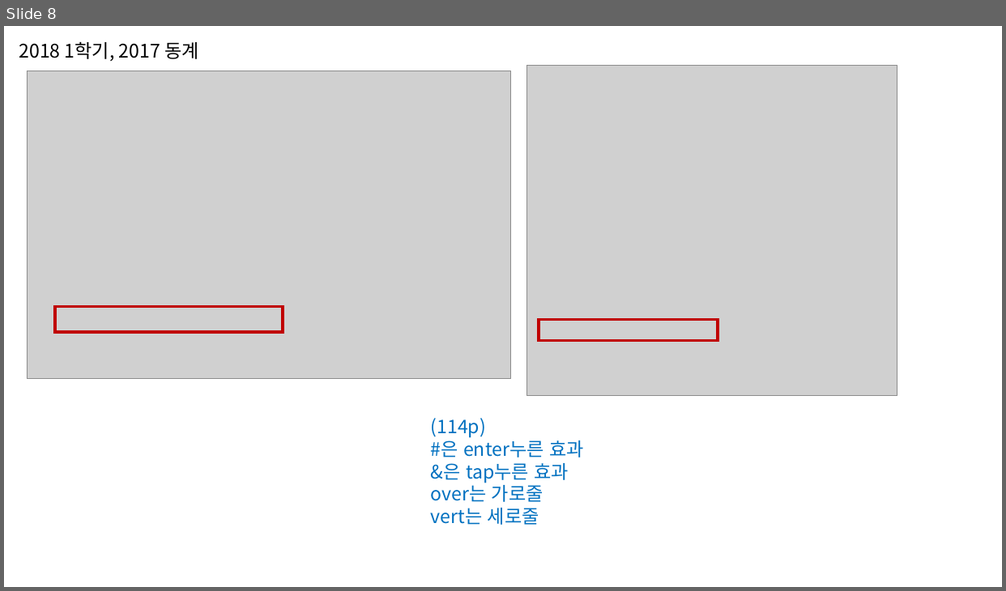
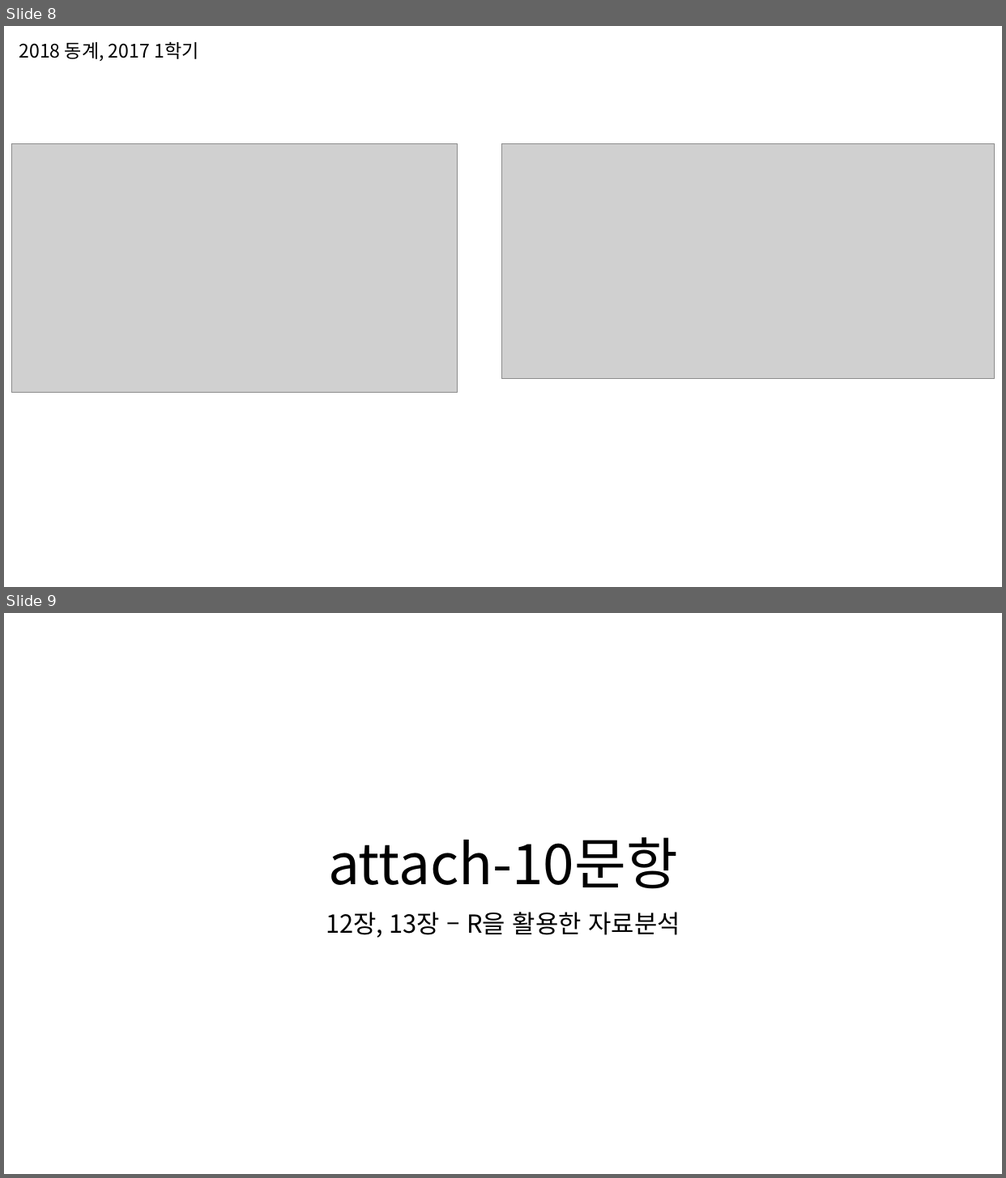
Before and after one commit to kukaro/Introduction-Data-Processing, a slide deck: sample-question/5장 – 문서 작성.pptx. Shown one above the other, each under a label of ours: slide 8 before the commit, slides 8 and 9 after it. The pictures are 1006x591 and 1006x1178 pixels, drawn with LibreOffice and Linux fonts; fonts in the diff are those of the drawing; grey boxes stand for pictures. Boxes give left, top, right and bottom in pixels: in the first picture for what was removed or moved away, otherwise in the second. Text is boxed around its words. In the diff, an @@ line names an element or a change of style, - is before the commit and + after.

```diff
--- a/sample-question/5장 – 문서 작성.pptx
+++ b/sample-question/5장 – 문서 작성.pptx
@@ slide 9 added at (4, 613, 1002, 1174), background #FFFFFF @@
@@ title added at (328, 837, 678, 889), 54 pt, text #000000 @@
+attach-10문항
@@ subtitle added at (326, 912, 680, 938), 24 pt, text #000000 @@
+12장, 13장 – R을 활용한 자료분석
@@ slide 8 changed as well @@
@@ text at (19, 41, 198, 61): text changed @@
-2018 1학기, 2017 동계
+2018 동계, 2017 1학기
@@ picture: place and size @@
-picture at (27, 71, 511, 378)
+picture at (11, 143, 458, 392)
@@ picture: place and size @@
-picture at (527, 66, 898, 396)
+picture at (502, 143, 995, 378)
@@ rectangle removed at (55, 307, 283, 333) @@
@@ rectangle removed at (539, 319, 718, 340) @@
@@ text removed at (431, 418, 584, 525) @@
-(114p)
-#은 enter누른 효과
-&은 tap누른 효과
-over는 가로줄
-vert는 세로줄
```
Also in this commit, not shown: 4 other slides changed, 9 other slides added, 4 slides removed, 1 other file.
